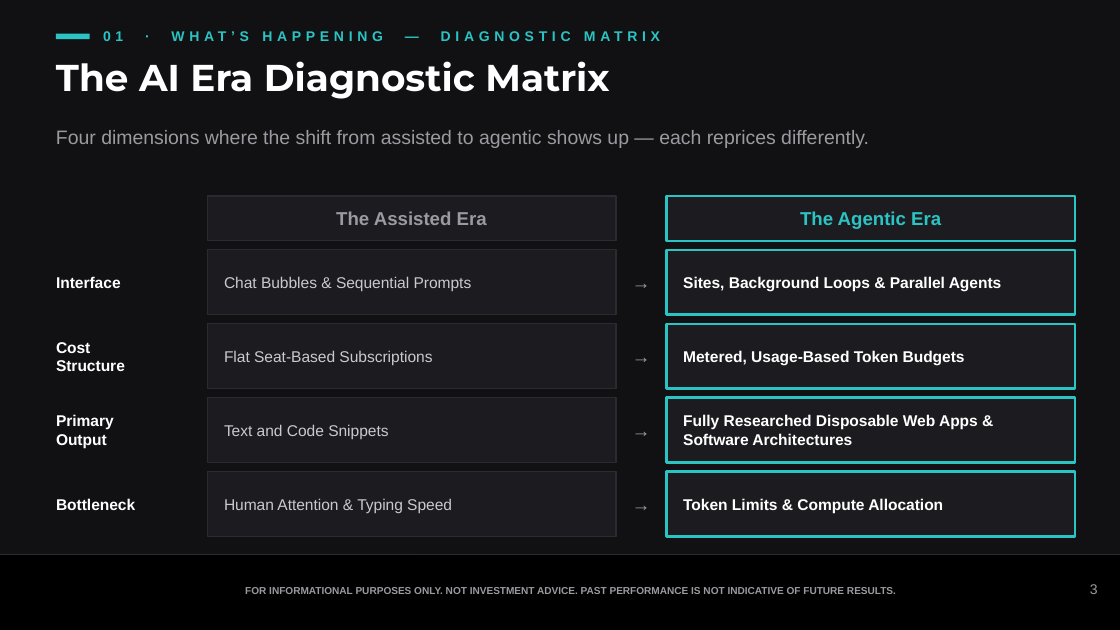
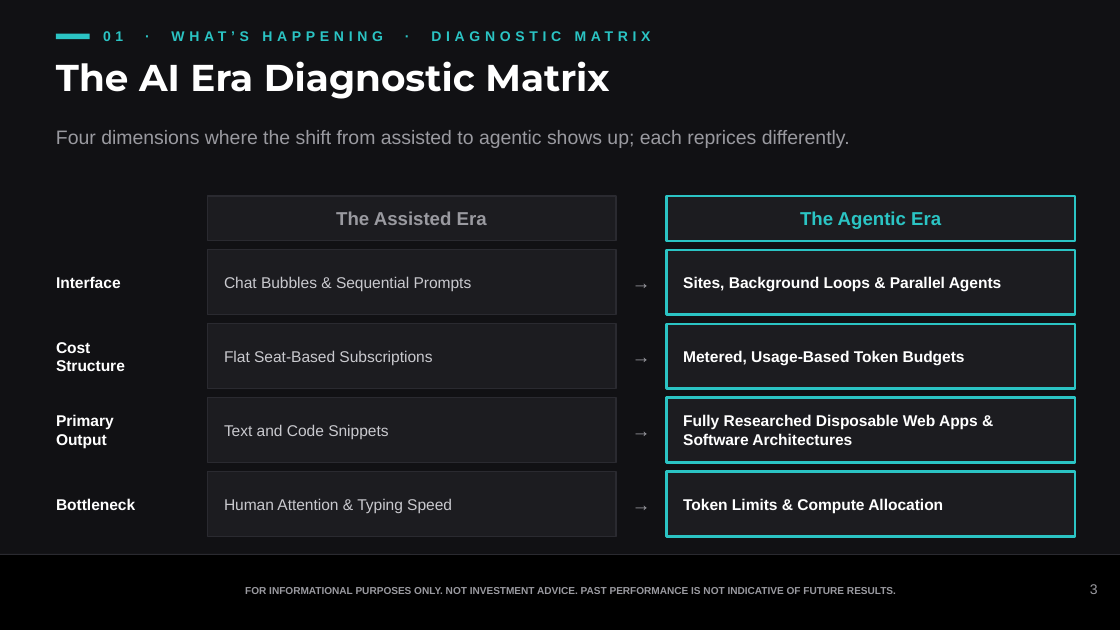
Before and after one commit to samuelcmcclellan-cell/ai-markets-deck, a slide deck: slide 3 of ai-markets-deck.pptx. Drawn at 1120x630 pixels with LibreOffice and Linux fonts; fonts in the diff are those of the drawing. Boxes give left, top, right and bottom in pixels: in the first picture for what was removed or moved away, otherwise in the second. Text is boxed around its words. In the diff, an @@ line names an element or a change of style, - is before the commit and + after.

```diff
--- a/ai-markets-deck.pptx
+++ b/ai-markets-deck.pptx
@@ text at (103,31,651,41): text changed @@
-01 · WHAT’S HAPPENING — DIAGNOSTIC MATRIX
+01 · WHAT’S HAPPENING · DIAGNOSTIC MATRIX
@@ text at (56,130,850,148): text changed @@
-Four dimensions where the shift from assisted to agentic shows up — each reprices differently.
+Four dimensions where the shift from assisted to agentic shows up; each reprices differently.
```
Also in this commit, not shown: 12 other slides changed, 19 other files.
